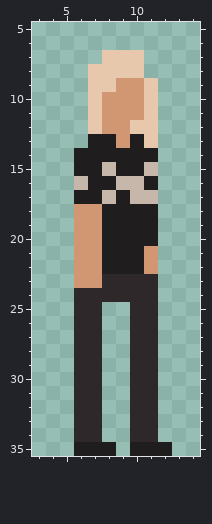
Two states of a pixel-art sprite, public/assets/npcAnne.png. The picture above is the old version.
The file is 19x36 pixels. Shown: x 3..14, y 5..35. The old version is drawn lined up with the new one.
Once edited:
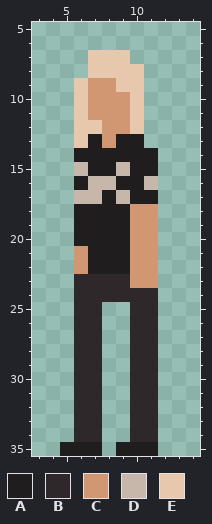
Palette (. is transparent): A #1f1d1e  B #2e282b  C #d19773  D #c7b7ab  E #e8c8ac
Change:
whole drawing moved by -1,+0 (the old picture is shown already moved)
There is now colour A in row 35 at x 5 and 9.
The edit turns colour C into colour A in row 13 at x 9; in rows 18 to 20 at x 6 to 7; in rows 21 to 22 at x 7.
The edit turns colour D into colour A in row 15 at x 8 and 11; in row 16 at x 6 and 9 to 10; in row 17 at x 8 and 10 to 11.
The edit turns colour C into colour B in row 23 at x 6 to 7.
The edit turns colour A into colour C in row 13 at x 8; in rows 18 to 20 at x 10 to 11; in rows 21 to 22 at x 10.
The edit turns colour B into colour C in row 23 at x 10 to 11.
The edit turns colour E into colour C in row 9 at x 7 to 8; in rows 10 to 11 at x 7.
The edit turns colour A into colour D in row 15 at x 6 and 9; in row 16 at x 7 to 8 and 11; in row 17 at x 6 to 7 and 9.
There is now colour E in row 7 at x 7; in rows 9 to 13 at x 6.
The edit turns colour C into colour E in row 9 at x 9 to 10; in rows 10 to 11 at x 10.
Colour A is gone in row 35 at x 8 and 12.
Colour E is gone in row 7 at x 10; in rows 9 to 13 at x 11.
Changed places in both pictures, as pixel boxes (x1, y1, x2, y2):
changed: (74, 50, 158, 288)
changed: (60, 442, 172, 456)
